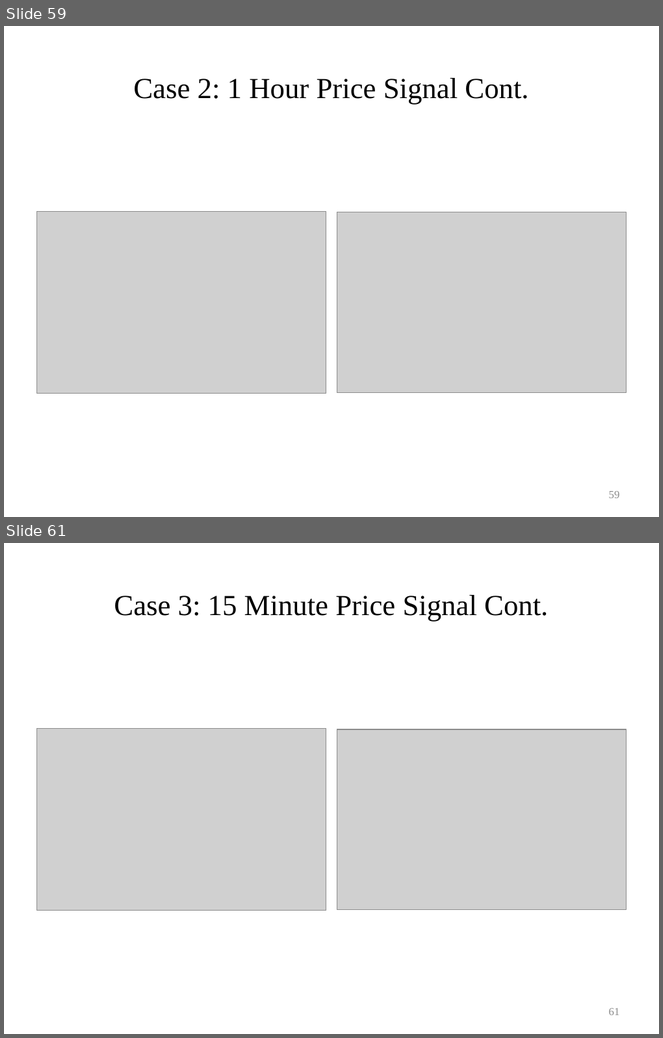
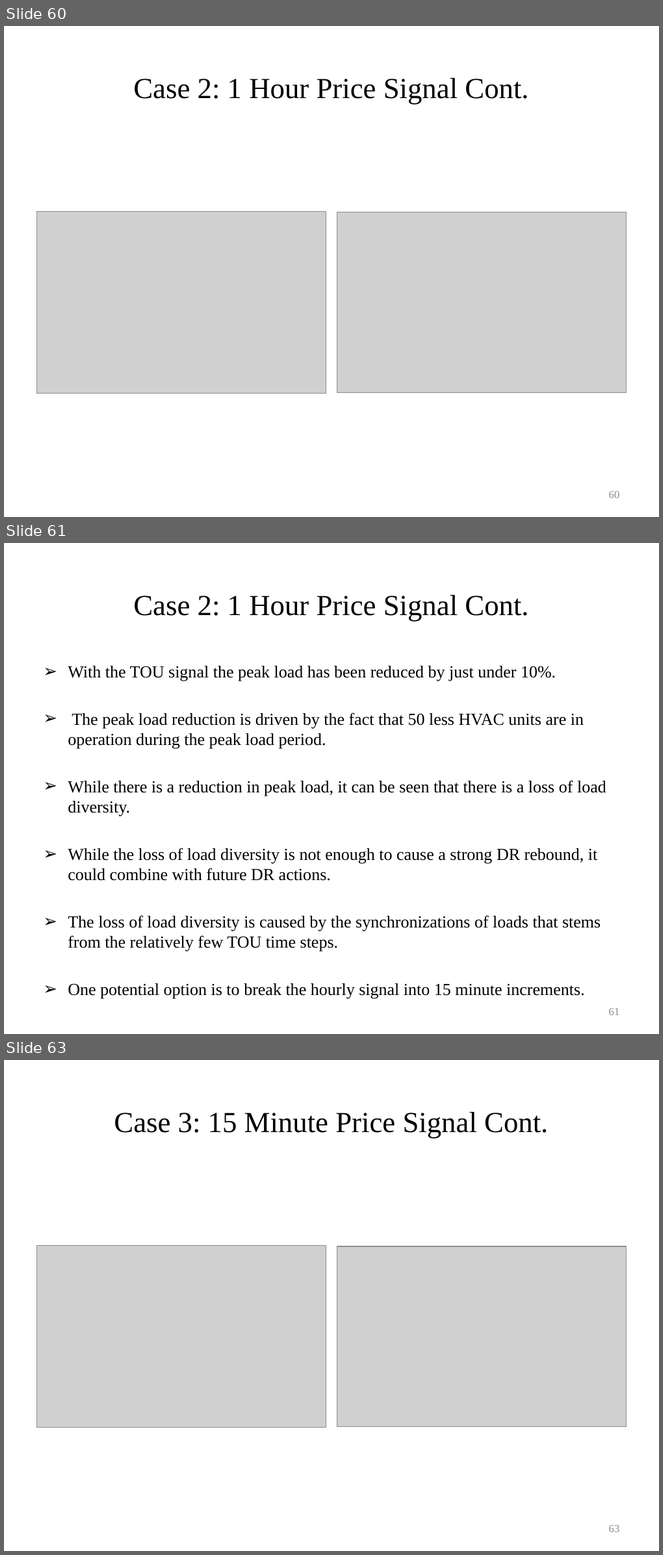
Before and after one commit to gridlab-d/course, a slide deck: University of Washington Class/Narrated Slides/Module 8 - Demand response.pptx. Shown one above the other, each under a label of ours: slides 59 and 61 before the commit, slides 60, 61 and 63 after it; the slides between them are not shown. The pictures are 663x1038 and 663x1555 pixels, drawn with LibreOffice and Linux fonts; fonts in the diff are those of the drawing; grey boxes stand for pictures. Boxes give left, top, right and bottom in pixels: in the first picture for what was removed or moved away, otherwise in the second. Text is boxed around its words. In the diff, an @@ line names an element or a change of style, - is before the commit and + after.

```diff
--- a/University of Washington Class/Narrated Slides/Module 8 - Demand response.pptx
+++ b/University of Washington Class/Narrated Slides/Module 8 - Demand response.pptx
@@ slide 61 added at [4, 543, 659, 1034], background #FFFFFF @@
@@ title added at [133, 595, 529, 621], 32 pt, text #000000 @@
+Case 2: 1 Hour Price Signal Cont.
@@ text added at [68, 666, 607, 999], 18.6 pt, text #000000 @@
+➢ With the TOU signal the peak load has been reduced by just under 10%.
+➢ The peak load reduction is driven by the fact that 50 less HVAC units are in operation during the peak load period.
+➢ While there is a reduction in peak load, it can be seen that there is a loss of load diversity.
+➢ While the loss of load diversity is not enough to cause a strong DR rebound, it could combine with future DR actions.
+➢ The loss of load diversity is caused by the synchronizations of loads that stems from the relatively few TOU time steps.
+➢ One potential option is to break the hourly signal into 15 minute increments.
@@ page number added at [609, 1008, 620, 1016], 12 pt, text #8C8C8C @@
+61
@@ what was slide 59 is now slide 60 @@
@@ page number at [609, 491, 620, 499]: text changed @@
-59
+60
@@ what was slide 61 is now slide 63 @@
@@ page number at [609, 1525, 620, 1533]: text changed @@
-61
+63
```
Also in this commit, not shown: 7 slides changed, 3 other slides added, 1 slide removed.
